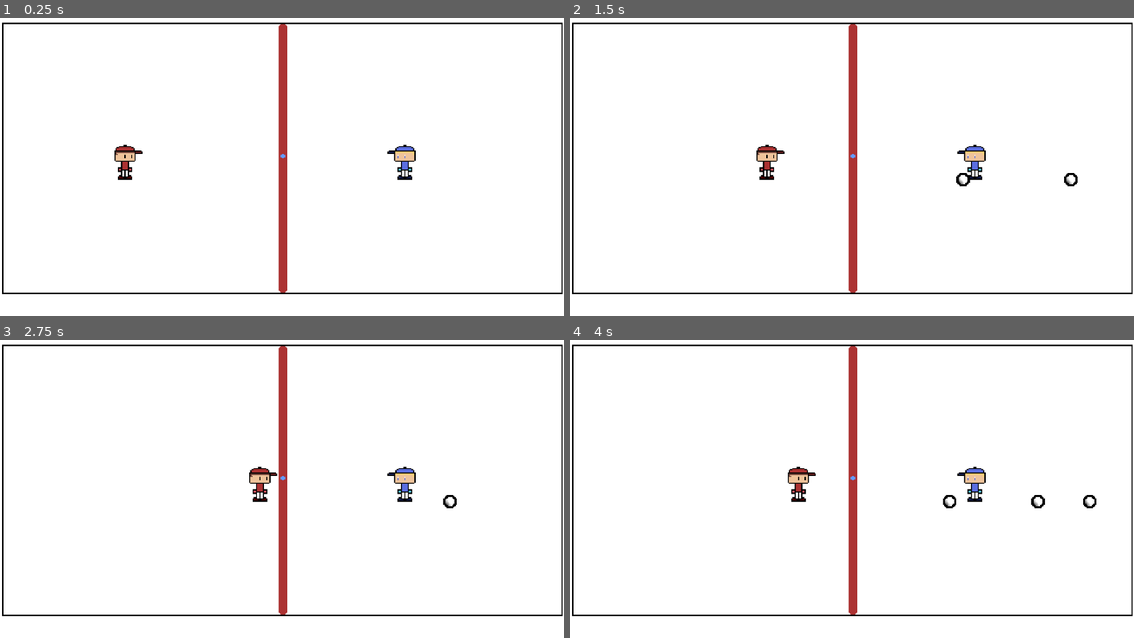
Above: before the commit, frames 1-4 (two rows, left to right).
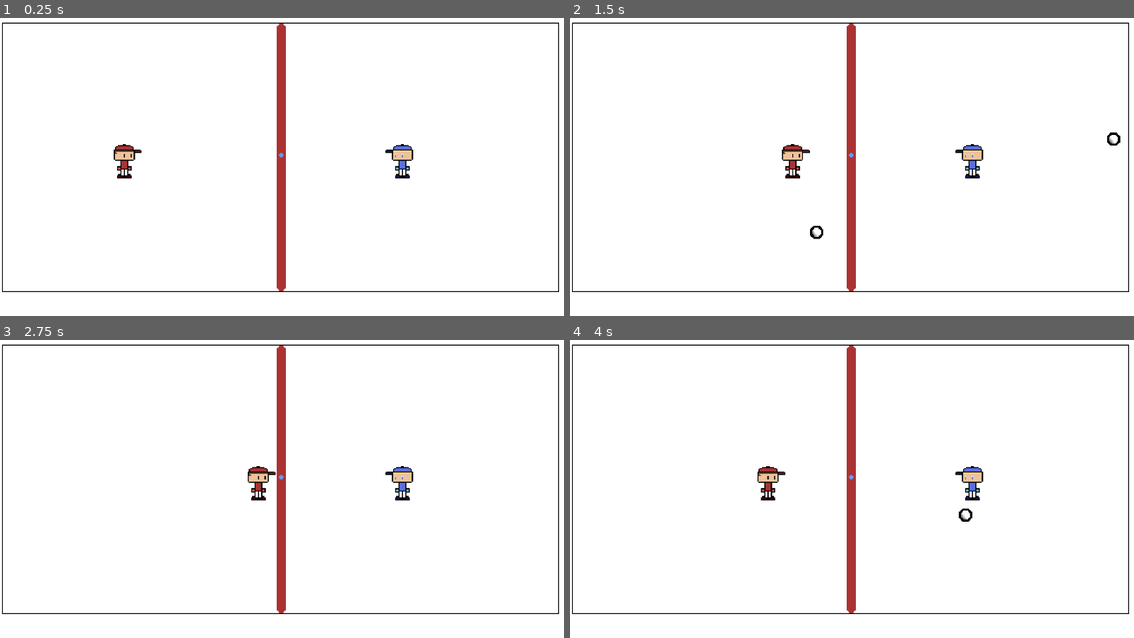
Above: after the commit, the same moments.

Repository: Flatrotech/Chrono-Frost
Game: Godot game, scene res://scenes/main_scene.tscn
Two runs of this game, one before a commit and one after it. Both use one fixed random seed, a clock stepped at 60 frames per second and the inputs below.
Inputs (mouse positions are in pixels of both pictures, inside the frame that each line leads up to):
- Up to frame 1 (0.25 s): no input
- Up to frame 2 (1.5 s): tap Enter (ui_accept) at 0.5, 0.77, 0.8, 1.07 s; move the mouse to (976, 143) at 0.52 s; hold Right (ui_right) 0.53-1.25 s; click (976, 143) at 0.6 s; drag from (739, 172) to (1066, 178) at 1.27 s
- Up to frame 3 (2.75 s): move the mouse to (338, 411) at 2.02 s; hold Right (ui_right) from 2.03 s (still down); click (338, 411) at 2.1 s; tap Enter (ui_accept) at 2.3 s
- Up to frame 4 (4 s): release Right (ui_right) at 2.75 s; drag from (823, 542) to (682, 432) at 2.77 s; tap Enter (ui_accept) at 3.5, 3.6, 3.77 s; move the mouse to (1021, 527) at 3.52 s; hold Left (ui_left) from 3.53 s (still down); click (1021, 527) at 3.67 s

The runs differ from the first frame. In frame 1, 3.1% of the frame differs, in the area x 0-100%, y 1-93%; in frame 2, 3.7%; in frame 3, 3.2%; in frame 4, 3.8%.

Commit message:
went to town on mobile controls and snowball throwing

Diff:
--- a/project.godot
+++ b/project.godot
@@ -15,6 +15,18 @@
 config/features=PackedStringArray("4.4", "GL Compatibility")
 config/icon="res://icon.svg"
 
+[input]
+
+ui_touch={
+"deadzone": 0.2,
+"events": [Object(InputEventMouseButton,"resource_local_to_scene":false,"resource_name":"","device":-1,"window_id":0,"alt_pressed":false,"shift_pressed":false,"ctrl_pressed":false,"meta_pressed":false,"button_mask":0,"position":Vector2(0, 0),"global_position":Vector2(0, 0),"factor":1.0,"button_index":1,"canceled":false,"pressed":false,"double_click":false,"script":null)
+]
+}
+
+[input_devices]
+
+pointing/emulate_touch_from_mouse=true
+
 [rendering]
 
 renderer/rendering_method="gl_compatibility"
--- a/scenes/main_scene.tscn
+++ b/scenes/main_scene.tscn
@@ -1,22 +1,37 @@
-[gd_scene load_steps=6 format=3 uid="uid://6fox0kk5t02s"]
+[gd_scene load_steps=10 format=3 uid="uid://6fox0kk5t02s"]
 
 [ext_resource type="Texture2D" uid="uid://cj2vhhlyxfp2n" path="res://assets/arena.png" id="1_0f027"]
 [ext_resource type="Texture2D" uid="uid://cke0l1od8wq0w" path="res://assets/guy.png" id="1_2c62f"]
 [ext_resource type="Script" uid="uid://qdd02l5hihp4" path="res://scripts/guy.gd" id="2_gyfs4"]
+[ext_resource type="PackedScene" uid="uid://blld7fjbfr5m7" path="res://scenes/virtual_joystick.tscn" id="3_c16ls"]
 [ext_resource type="PackedScene" uid="uid://d36gpxl1kbenl" path="res://scenes/snowball.tscn" id="3_gubc5"]
 [ext_resource type="Texture2D" uid="uid://cxd43fvt5jayj" path="res://assets/aseprite/bad_guy.png" id="4_d5x1h"]
+[ext_resource type="Script" uid="uid://nnjoe7p23835" path="res://scripts/camera.gd" id="5_rt2n2"]
+
+[sub_resource type="CapsuleShape2D" id="CapsuleShape2D_rt2n2"]
+height = 36.0
+
+[sub_resource type="WorldBoundaryShape2D" id="WorldBoundaryShape2D_rt2n2"]
 
 [node name="MainScene" type="Node2D"]
 
-[node name="Guy" type="Sprite2D" parent="."]
+[node name="CharacterBody2D" type="CharacterBody2D" parent="."]
+position = Vector2(114, 128)
+script = ExtResource("2_gyfs4")
+snowball_scene = ExtResource("3_gubc5")
+throw_offset = Vector2(4.995, -11.77)
+joystick_scene = ExtResource("3_c16ls")
+
+[node name="Guy" type="Sprite2D" parent="CharacterBody2D"]
 z_index = 1
 texture_filter = 1
-position = Vector2(114, 128)
 texture = ExtResource("1_2c62f")
-script = ExtResource("2_gyfs4")
-snowball_scene = ExtResource("3_gubc5")
+
+[node name="CollisionShape2D" type="CollisionShape2D" parent="CharacterBody2D"]
+shape = SubResource("CapsuleShape2D_rt2n2")
 
 [node name="Arena" type="Node2D" parent="."]
+z_index = -4
 
 [node name="BgArena" type="Sprite2D" parent="Arena"]
 texture_filter = 1
@@ -26,7 +41,9 @@
 [node name="Camera2D" type="Camera2D" parent="."]
 offset = Vector2(0.165, -16.605)
 anchor_mode = 0
-zoom = Vector2(2.295, 2.295)
+zoom = Vector2(2.29, 2.29)
+script = ExtResource("5_rt2n2")
+world_size = Vector2(505, 255)
 
 [node name="Bad Guys" type="Node2D" parent="."]
 
@@ -35,3 +52,27 @@
 position = Vector2(360, 128)
 texture = ExtResource("4_d5x1h")
 flip_h = true
+
+[node name="StaticBody2D" type="StaticBody2D" parent="."]
+position = Vector2(133, 2.475)
+rotation = -3.14159
+
+[node name="Left" type="CollisionShape2D" parent="StaticBody2D"]
+position = Vector2(134, -1.52501)
+rotation = -1.5708
+shape = SubResource("WorldBoundaryShape2D_rt2n2")
+
+[node name="Lower" type="CollisionShape2D" parent="StaticBody2D"]
+position = Vector2(-120, -252.525)
+rotation = 3.14159
+shape = SubResource("WorldBoundaryShape2D_rt2n2")
+
+[node name="Upper" type="CollisionShape2D" parent="StaticBody2D"]
+position = Vector2(132, 22.475)
+shape = SubResource("WorldBoundaryShape2D_rt2n2")
+
+[node name="Right" type="CollisionShape2D" parent="StaticBody2D"]
+position = Vector2(-116, -242.525)
+rotation = 1.5708
+shape = SubResource("WorldBoundaryShape2D_rt2n2")
+one_way_collision_margin = 0.0
--- a/scenes/snowball.tscn
+++ b/scenes/snowball.tscn
@@ -1,7 +1,7 @@
 [gd_scene load_steps=4 format=3 uid="uid://d36gpxl1kbenl"]
 
 [ext_resource type="Texture2D" uid="uid://dybv8yjlq7x1d" path="res://assets/snowball.png" id="1_6tw0o"]
-[ext_resource type="Script" uid="uid://ctvwcsx17ubrb" path="res://scenes/snowball.gd" id="1_xsgkx"]
+[ext_resource type="Script" uid="uid://ctvwcsx17ubrb" path="res://scripts/snowball.gd" id="1_xsgkx"]
 
 [sub_resource type="CircleShape2D" id="CircleShape2D_xsgkx"]
 
--- /dev/null
+++ b/scenes/virtual_joystick.tscn
@@ -0,0 +1,14 @@
+[gd_scene load_steps=2 format=3 uid="uid://blld7fjbfr5m7"]
+
+[ext_resource type="Script" uid="uid://dsl2m5ubfai60" path="res://scripts/joystick.gd" id="1_f8ypf"]
+
+[node name="Joystick" type="Control"]
+layout_mode = 3
+anchors_preset = 15
+anchor_right = 1.0
+anchor_bottom = 1.0
+offset_left = -1.0
+offset_right = -1.0
+grow_horizontal = 2
+grow_vertical = 2
+script = ExtResource("1_f8ypf")
--- /dev/null
+++ b/scripts/camera.gd
@@ -0,0 +1,20 @@
+extends Camera2D
+
+@export var world_size = Vector2(1024, 768)  # Example: Define world size manually
+
+func _ready():
+	update_zoom()
+	# Connect to viewport size changed signal
+	get_viewport().size_changed.connect(update_zoom)
+
+func update_zoom():
+	var viewport_size = get_viewport_rect().size
+	var zoom_x = viewport_size.x / world_size.x
+	var zoom_y = viewport_size.y / world_size.y
+	var calculated_zoom = min(zoom_x, zoom_y)
+
+	calculated_zoom = max(calculated_zoom, 0.1) # Minimum zoom to prevent it from becoming too small
+
+	self.zoom = Vector2(calculated_zoom, calculated_zoom)
+	#OR
+	#self.zoom = Vector2(floor(calculated_zoom * 100) / 100, floor(calculated_zoom * 100) / 100) # Snap zoom to the nearest hundreth to prevent jitter
--- a/scripts/guy.gd
+++ b/scripts/guy.gd
@@ -1,4 +1,4 @@
-extends Sprite2D
+extends CharacterBody2D
 
 # Movement properties
 @export var grid_size = 8  # Size of grid to snap to (typically match your tile size)
@@ -8,24 +8,72 @@
 # snowball throwing exports
 @export var snowball_scene : PackedScene
 @export var throw_offset = Vector2(20,0)
+@export var throw_cooldown = 0.5  # Time in seconds between throws
+var throw_timer = 0.0  # Current cooldown timer
+
+# Add at the top with other properties
+@export var joystick_scene : PackedScene  # Reference to the virtual joystick scene
+var is_mobile = false
+var joystick_input = Vector2.ZERO
+var virtual_joystick = null
+
+# Add at the top with other properties
+@export var debug_force_mobile = false  # Toggle in editor to force mobile mode
 
 # Movement state
 var target_pos = Vector2()
 var moving = false
 var move_dir = Vector2()
+var prev_mouse_pressed = false  # Track previous mouse state
 
 func _ready():
+	# Detect if we're on a mobile platform or debug mode is enabled
+	is_mobile = OS.has_feature("mobile") or OS.get_name() == "Android" or OS.get_name() == "iOS" or debug_force_mobile
+	if is_mobile:
+		setup_mobile_controls()
+
 	# Initialize target position to current position
 	# Snap initial position to grid
 	position = position.snapped(Vector2(grid_size, grid_size))
 	target_pos = position
+	throw_timer = 0.0  # Start with no cooldown
+
+func setup_mobile_controls():
+	# Load and add the virtual joystick
+	virtual_joystick = joystick_scene.instantiate()
+
+	# Create a CanvasLayer to ensure it stays on top
+	var canvas_layer = CanvasLayer.new()
+	canvas_layer.layer = 10  # High layer value to be on top
+	canvas_layer.add_child(virtual_joystick)
+	add_child(canvas_layer)
+
+	# Connect joystick signals
+	virtual_joystick.joystick_input.connect(self._on_joystick_input)
+	virtual_joystick.throw_button_pressed.connect(self._on_throw_button_pressed)
+
+	print("Mobile controls set up")
+
+func _on_throw_button_pressed():
+	if throw_timer <= 0:
+		throw_snowball()
+		throw_timer = throw_cooldown
+
+func _on_joystick_input(direction):
+	joystick_input = direction
 
 func _physics_process(delta):
-	if Input.is_action_just_pressed("ui_accept"):
-			# Check if the player pressed the "throw" button
-			print("Snowball thrown at position: ", position)
-			throw_snowball()
-
+	# Update throw cooldown timer
+	if throw_timer > 0:
+		throw_timer -= delta
+
+	# Handle standard PC controls
+	if not is_mobile:
+		handle_pc_input()
+	else:
+		handle_mobile_input(delta)
+
+	# Movement logic stays the same
 	if not moving:
 		# Check for new movement input when not already moving
 		var input_dir = Vector2.ZERO
@@ -48,8 +96,12 @@
 		if input_dir != Vector2.ZERO:
 			input_dir = input_dir.normalized()
 			move_dir = input_dir
-			target_pos = position + move_dir * grid_size
-			moving = true
+
+			# Check for collision before setting target position
+			var potential_target = position + move_dir * grid_size
+			if not would_collide(potential_target):
+				target_pos = potential_target
+				moving = true
 	else:
 		# Move toward target position
 		var distance_vec = target_pos - position
@@ -60,33 +112,107 @@
 			position = target_pos
 			moving = false
 		else:
-			# Calculate speed based on distance to target
-			var current_speed = move_speed
-			if distance_length < slow_down_distance:
-				# Gradually reduce speed as we approach the target
-				current_speed = move_speed * (distance_length / slow_down_distance)
-				current_speed = max(current_speed, 1.0)  # Don't go below minimum speed
-
-			# Move toward target position with adjusted speed
-			position += distance_vec.normalized() * current_speed * delta * 60
-
-	# Optional: Add simple screen bounds
-	var viewport_rect = get_viewport_rect().size
-	position.x = clamp(position.x, 0, viewport_rect.x)
-	position.y = clamp(position.y, 0, viewport_rect.y)
+			 # Move at constant speed for snappy movement
+			var move_step = move_dir * move_speed
+
+			# Apply movement directly for snappier feel
+			position += move_step
+
+			# Optional: Check if we're about to overshoot the target
+			var new_dist = (target_pos - position).length()
+			if new_dist < distance_length / 2:
+				# Getting close, snap to target
+				position = target_pos
+				moving = false
+
+func handle_pc_input():
+	# Check for mouse clicks (for throwing)
+	var mouse_pressed = Input.is_mouse_button_pressed(MOUSE_BUTTON_LEFT)
+	if mouse_pressed and not prev_mouse_pressed and throw_timer <= 0:
+		throw_snowball()
+		throw_timer = throw_cooldown
+	prev_mouse_pressed = mouse_pressed
+
+	if not moving:
+		# Get keyboard movement input
+		var input_dir = Vector2.ZERO
+
+		# WASD movement
+		if Input.is_key_pressed(KEY_D): input_dir.x += 1
+		if Input.is_key_pressed(KEY_A): input_dir.x -= 1
+		if Input.is_key_pressed(KEY_S): input_dir.y += 1
+		if Input.is_key_pressed(KEY_W): input_dir.y -= 1
+
+		# Arrow keys
+		input_dir.x += Input.get_axis("ui_left", "ui_right")
+		input_dir.y += Input.get_axis("ui_up", "ui_down")
+
+		process_movement_input(input_dir)
+
+func handle_mobile_input(_delta):
+	# Use the joystick input for movement
+	if not moving and joystick_input.length() > 0.5:  # Add a threshold to prevent small movements
+		process_movement_input(joystick_input)
+
+	# Handle taps for throwing (use a separate touch detection for throwing)
+	if Input.is_action_just_pressed("ui_touch") and throw_timer <= 0:
+		# Remove unused variable
+		var world_touch_pos = get_global_mouse_position()
+
+		# Use touch_index_left instead of touch_index
+		if virtual_joystick and virtual_joystick.touch_index_left == -1:
+			throw_snowball()
+			throw_timer = throw_cooldown
+
+func process_movement_input(input_dir):
+	if input_dir != Vector2.ZERO:
+		input_dir = input_dir.normalized()
+		move_dir = input_dir
+
+		# Check for collision before setting target position
+		var potential_target = position + move_dir * grid_size
+		if not would_collide(potential_target):
+			target_pos = potential_target
+			moving = true
 
 func throw_snowball():
 	if snowball_scene:
 		var snowball_instance = snowball_scene.instantiate()
 		get_parent().add_child(snowball_instance)
 
-		# Set snowball position and direction
+		# Set snowball position
 		snowball_instance.position = position + throw_offset
 
-		# Get the throw direction (example: throwing to the right)
-		var throw_direction = Vector2(1, 0)
-
-		#OR Get the throw direction (example: throwing towards mouse)
-		#var throw_direction = (get_global_mouse_position() - global_position).normalized()
-
+		# Get mouse position relative to player
+		var mouse_pos = get_global_mouse_position()
+		var player_to_mouse = mouse_pos - global_position
+
+		# Calculate angle to mouse (in radians)
+		var angle = player_to_mouse.angle()
+
+		# Optional: Restrict to a 180-degree arc in front of player
+		# Normalize angle to range of -PI to PI
+		while angle > PI:
+			angle -= 2 * PI
+		while angle < -PI:
+			angle += 2 * PI
+
+		# Restrict to frontal arc (-PI/2 to PI/2 is front 180 degrees)
+		angle = clamp(angle, -PI/2, PI/2)
+
+		# Create direction vector from angle
+		var throw_direction = Vector2(cos(angle), sin(angle))
+
+		# Pass direction to snowball
 		snowball_instance.set_direction(throw_direction)
+
+		# Optional: Show debug info
+		print("Throw angle: ", rad_to_deg(angle), " degrees")
+
+# Fixed collision check using CharacterBody2D's built-in test_move method
+func would_collide(pos):
+	# Calculate the motion vector from current position to target position
+	var motion = pos - position
+
+	# Use CharacterBody2D's test_move to check if this movement would cause a collision
+	return test_move(transform, motion)
--- /dev/null
+++ b/scripts/joystick.gd
@@ -0,0 +1,112 @@
+extends Control
+
+signal joystick_input(direction)
+signal throw_button_pressed()  # New signal for throw action
+
+@export var outer_radius = 80
+@export var inner_radius = 40
+@export var dead_zone = 0.2
+@export var throw_button_radius = 50  # Size of the throw button
+
+var touch_index_left = -1  # Track left side touch
+var touch_index_right = -1  # Track right side touch
+var touch_active = false
+var touch_position = Vector2.ZERO
+var joystick_center = Vector2.ZERO
+var joystick_direction = Vector2.ZERO
+
+# Add tracking for throw button position
+var throw_button_position = Vector2.ZERO
+var throw_button_active = false
+
+func _ready():
+	# Make control fill the entire screen
+	var viewport_size = get_viewport_rect().size
+	custom_minimum_size = viewport_size
+	size = viewport_size
+
+	# Initialize position at origin (fill entire screen)
+	position = Vector2.ZERO
+	modulate.a = 0.5  # Semi-transparent
+
+	# Initialize throw button position
+	throw_button_position = Vector2(viewport_size.x * 0.75, viewport_size.y * 0.5)
+
+func _input(event):
+	var viewport_size = get_viewport_rect().size
+	var screen_center_x = viewport_size.x / 2
+
+	# Handle touch events
+	if event is InputEventScreenTouch:
+		# Check if touch is on left or right side of screen
+		var is_left_side = event.position.x < screen_center_x
+
+		# Left side - joystick
+		if is_left_side:
+			if event.pressed and touch_index_left == -1:
+				# New touch on left side
+				touch_index_left = event.index
+				touch_active = true
+				joystick_center = event.position
+				touch_position = event.position
+			elif !event.pressed and event.index == touch_index_left:
+				# Left touch released
+				touch_index_left = -1
+				touch_active = false
+				joystick_direction = Vector2.ZERO
+				emit_signal("joystick_input", Vector2.ZERO)
+
+		# Right side - throw button
+		else:
+			if event.pressed and touch_index_right == -1:
+				# New touch on right side
+				touch_index_right = event.index
+				throw_button_active = true
+				throw_button_position = event.position  # Set throw button position to touch point
+				emit_signal("throw_button_pressed")  # Emit throw signal
+			elif !event.pressed and event.index == touch_index_right:
+				# Right touch released
+				touch_index_right = -1
+				throw_button_active = false
+
+	# Handle drag events for joystick
+	elif event is InputEventScreenDrag and event.index == touch_index_left:
+		# Update touch position when dragging
+		touch_position = event.position
+
+		# Calculate joystick direction and distance
+		joystick_direction = (touch_position - joystick_center).normalized()
+		var distance = touch_position.distance_to(joystick_center)
+
+		# Apply dead zone
+		if distance < dead_zone * outer_radius:
+			joystick_direction = Vector2.ZERO
+
+		# Emit signal with direction
+		emit_signal("joystick_input", joystick_direction)
+
+func _draw():
+	var viewport_size = get_viewport_rect().size
+	var screen_center_x = viewport_size.x / 2
+
+	# Draw divider line
+	draw_line(Vector2(screen_center_x, 0), Vector2(screen_center_x, viewport_size.y),
+			Color(1, 1, 1, 0.3), 2)
+
+	# Only draw joystick controls if active
+	if touch_active:
+		# Draw joystick outer circle
+		draw_circle(joystick_center, outer_radius, Color(0.5, 0.5, 0.5, 0.3))
+
+		# Draw joystick handle
+		var handle_pos = joystick_center + joystick_direction * min(touch_position.distance_to(joystick_center), outer_radius - inner_radius/2)
+		draw_circle(handle_pos, inner_radius, Color(0.8, 0.8, 0.8, 0.5))
+
+	# Draw throw button indicator only when active
+	if throw_button_active:
+		draw_circle(throw_button_position, throw_button_radius, Color(0.9, 0.3, 0.3, 0.5))  # Red circle for throw button
+		draw_string(get_theme_default_font(), throw_button_position - Vector2(25, 0), "THROW",
+				HORIZONTAL_ALIGNMENT_LEFT, -1, 16, Color(1, 1, 1, 0.7))
+
+func _process(delta):
+	queue_redraw()  # Continuously update the visual
Not shown, changed: builds/cfpa 0.1.0/chrono-frost-pa-0.1.0.apple-touch-icon.png.import
Not shown, changed: builds/cfpa 0.1.0/chrono-frost-pa-0.1.0.icon.png.import
Not shown, changed: builds/cfpa 0.1.0/chrono-frost-pa-0.1.0.png.import
Not shown, added: scripts/camera.gd.uid
Not shown, added: scripts/joystick.gd.uid
Renamed: scenes/snowball.gd -> scripts/snowball.gd
Renamed: scenes/snowball.gd.uid -> scripts/snowball.gd.uid
